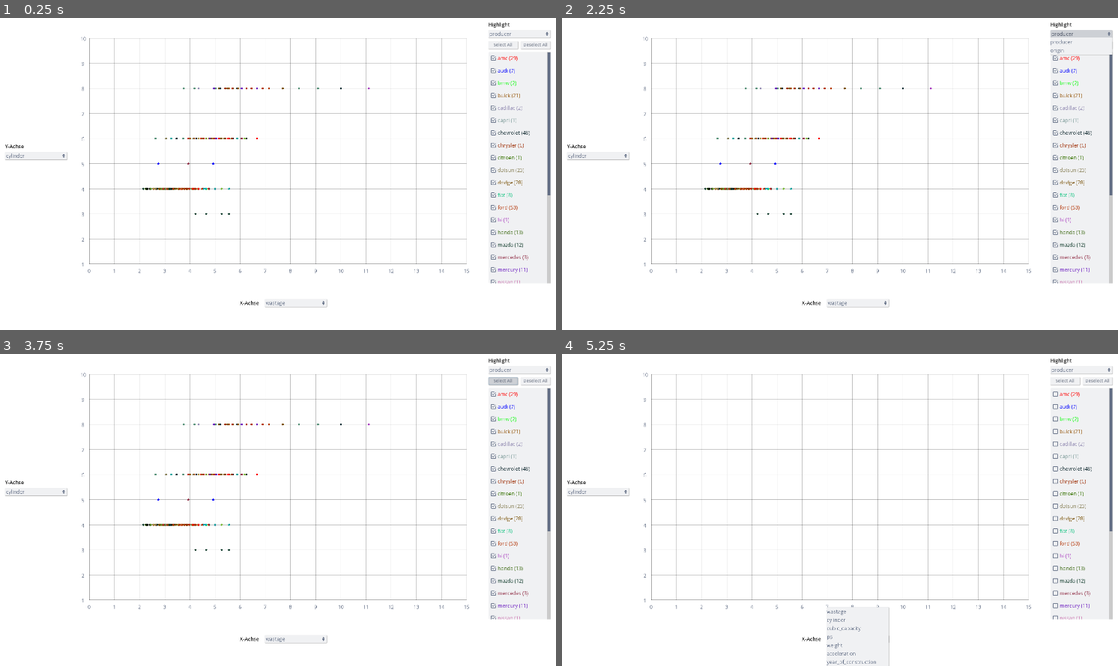
Above: before the commit, frames 1-4 (two rows, left to right).
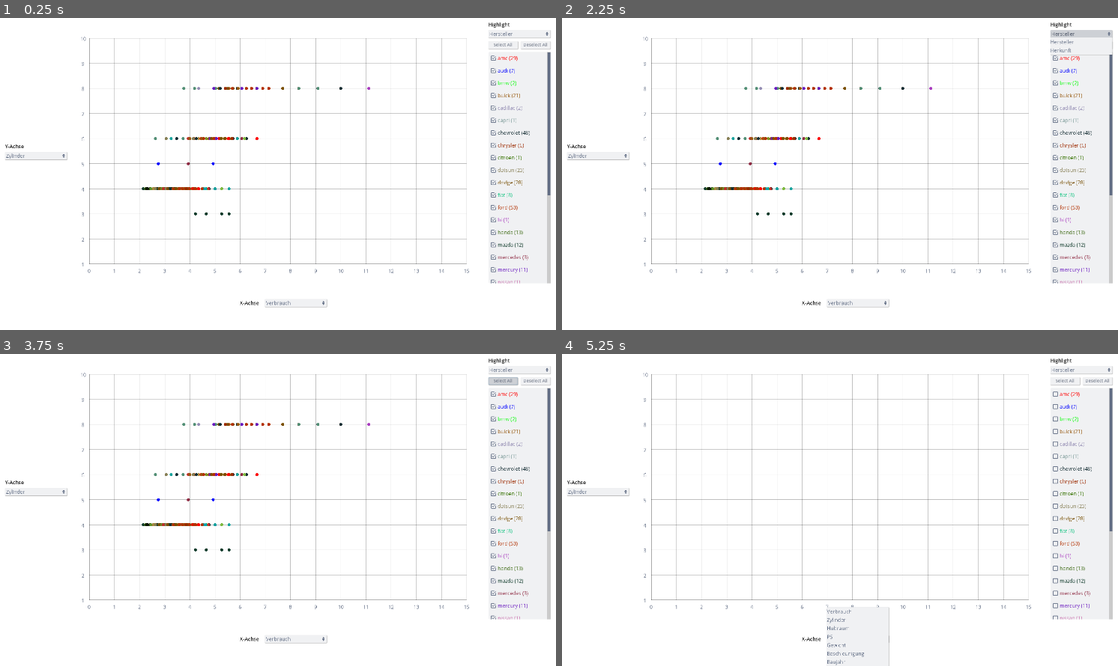
Above: after the commit, the same moments.

Repository: nevs-devs/cars
Game: Godot game, scene res://Main.tscn
The game is run twice, just before and just after one commit, with the same random seed, the same clock (stepped at 60 frames per second) and the same inputs.
Inputs (mouse positions are in pixels of both pictures, inside the frame that each line leads up to):
- Up to frame 1 (0.25 s): no input
- Up to frame 2 (2.25 s): click "wastage" (after the commit: "Verbrauch") at 0.5 s; click "cylinder" (after the commit: "Zylinder") at 1.25 s; click "producer" (after the commit: "Hersteller") at 2 s
- Up to frame 3 (3.75 s): click (517, 394) at 2.77 s; click "Select All" at 3.5 s
- Up to frame 4 (5.25 s): click "Deselect All" at 4.25 s; click "wastage" (after the commit: "Verbrauch") at 5 s

The runs differ from the first frame. In frame 1, 0.4% of the frame differs, in the area x 1-93%, y 4-93%; in frame 2, 0.4%; in frame 3, 0.4%; in frame 4, 0.3%.

Commit message:
localization added
issue fixed with flickering preview

minor improvements

Diff:
--- a/CarDescription.gd
+++ b/CarDescription.gd
@@ -10,12 +10,20 @@
 	return s
 
 func set_data(car):
-	$Panel/CarName.text = car['model'] + '  (' + car['producer'] + ')'
+	$Panel/CarName.text = car['producer'].capitalize() + ' ' + car['model'].capitalize()
 	$Panel/WeightVal.text = str_and_round(car['weight']) + ' kg'
 	$Panel/ConsumptionVal.text = str_and_round(car['wastage']) + ' km/l'
-	$Panel/HorsePowerVal.text = str_and_round(car['ps']) + ' ps'
-	$Panel/YearOfConstructionVal.text = str(car['year_of_construction'])
-	$Panel/CylinderVal.text = str(car['cylinder']) + ' cylinder'
+	$Panel/HorsePowerVal.text = str_and_round(car['ps'])
+	$Panel/YearOfConstructionVal.text = str(1900 + car['year_of_construction'])
+	$Panel/CylinderVal.text = str(car['cylinder'])
 	$Panel/CubicCapacityVal.text = str_and_round(car['cubic_capacity']) + ' ccm'
-	$Panel/AccelerationVal.text = str_and_round(car['acceleration']) + ' seconds'
+	$Panel/AccelerationVal.text = str_and_round(car['acceleration']) + ' s'
 	$Panel/OriginVal.text = car['origin']
+
+func show_bottom_pin() -> void:
+	$TopTip.visible = false
+	$BottomTip.visible = true
+
+func show_top_pin() -> void:
+	$TopTip.visible = true
+	$BottomTip.visible = false
--- a/CarDescription.tscn
+++ b/CarDescription.tscn
@@ -37,7 +37,7 @@
 [node name="CarName" type="Label" parent="Panel"]
 margin_left = 10.0
 margin_top = 10.0
-margin_right = 490.0
+margin_right = 640.0
 margin_bottom = 60.0
 custom_fonts/font = SubResource( 1 )
 text = "Chevrolet Vega 2300"
@@ -59,9 +59,9 @@
 }
 
 [node name="WeightVal" type="Label" parent="Panel"]
-margin_left = 104.0
-margin_top = 65.0
-margin_right = 194.0
+margin_left = 160.0
+margin_top = 65.0
+margin_right = 250.0
 margin_bottom = 90.0
 custom_fonts/font = SubResource( 2 )
 text = "1500 kg"
@@ -82,9 +82,9 @@
 }
 
 [node name="ConsumptionVal" type="Label" parent="Panel"]
-margin_left = 104.0
-margin_top = 95.0
-margin_right = 194.0
+margin_left = 160.0
+margin_top = 95.0
+margin_right = 250.0
 margin_bottom = 120.0
 custom_fonts/font = SubResource( 2 )
 text = "8.4 l"
@@ -105,9 +105,9 @@
 }
 
 [node name="HorsePowerVal" type="Label" parent="Panel"]
-margin_left = 104.0
-margin_top = 125.0
-margin_right = 194.0
+margin_left = 160.0
+margin_top = 125.0
+margin_right = 250.0
 margin_bottom = 150.0
 custom_fonts/font = SubResource( 2 )
 text = "90"
@@ -128,9 +128,9 @@
 }
 
 [node name="YearOfConstructionVal" type="Label" parent="Panel"]
-margin_left = 104.0
-margin_top = 155.0
-margin_right = 194.0
+margin_left = 160.0
+margin_top = 155.0
+margin_right = 250.0
 margin_bottom = 180.0
 custom_fonts/font = SubResource( 2 )
 text = "1971"
@@ -151,9 +151,9 @@
 }
 
 [node name="CylinderVal" type="Label" parent="Panel"]
-margin_left = 440.0
-margin_top = 65.0
-margin_right = 530.0
+margin_left = 496.0
+margin_top = 65.0
+margin_right = 586.0
 margin_bottom = 90.0
 custom_fonts/font = SubResource( 2 )
 text = "4"
@@ -174,9 +174,9 @@
 }
 
 [node name="CubicCapacityVal" type="Label" parent="Panel"]
-margin_left = 440.0
-margin_top = 95.0
-margin_right = 530.0
+margin_left = 496.0
+margin_top = 95.0
+margin_right = 586.0
 margin_bottom = 120.0
 custom_fonts/font = SubResource( 2 )
 text = "2294.2 cm³"
@@ -197,9 +197,9 @@
 }
 
 [node name="AccelerationVal" type="Label" parent="Panel"]
-margin_left = 440.0
-margin_top = 125.0
-margin_right = 530.0
+margin_left = 496.0
+margin_top = 125.0
+margin_right = 586.0
 margin_bottom = 150.0
 custom_fonts/font = SubResource( 2 )
 text = "15.5 s"
@@ -219,9 +219,9 @@
 }
 
 [node name="OriginVal" type="Label" parent="Panel"]
-margin_left = 440.0
-margin_top = 155.0
-margin_right = 530.0
+margin_left = 496.0
+margin_top = 155.0
+margin_right = 586.0
 margin_bottom = 180.0
 custom_fonts/font = SubResource( 2 )
 text = "American"
--- a/CarPreview.gd
+++ b/CarPreview.gd
@@ -10,12 +10,20 @@
 	return s
 
 func set_data(label1, val1, label2, val2, metric1, metric2, model_name, producer):
-	$Panel/Label1.text = label1
+	$Panel/Label1.text = Localization.car_properties[label1] + ":"
 	if val1 is float:
 		val1 = str_and_round(val1)
 	if val2 is float:
 		val2 = str_and_round(val2)
 	$Panel/Val1.text = str(val1) + ' ' + metric1
-	$Panel/Label2.text = label2
+	$Panel/Label2.text = Localization.car_properties[label2] + ":"
 	$Panel/Val2.text = str(val2) + ' ' + metric2
-	$Panel/CarName.text = model_name + '  (' + producer + ')'
+	$Panel/CarName.text = producer.capitalize() + ' ' + model_name.capitalize()
+
+func show_bottom_pin() -> void:
+	$TopTip.visible = false
+	$BottomTip.visible = true
+
+func show_top_pin() -> void:
+	$TopTip.visible = true
+	$BottomTip.visible = false
--- a/CarPreview.tscn
+++ b/CarPreview.tscn
@@ -37,11 +37,12 @@
 [node name="CarName" type="Label" parent="Panel"]
 margin_left = 10.0
 margin_top = 10.0
-margin_right = 250.0
-margin_bottom = 60.0
+margin_right = 350.0
+margin_bottom = 45.0
 custom_fonts/font = SubResource( 1 )
 text = "Chevrolet Vega 2300"
 align = 1
+valign = 1
 __meta__ = {
 "_edit_use_anchors_": false
 }
--- a/DataPoint.gd
+++ b/DataPoint.gd
@@ -31,20 +31,26 @@
 	if event is InputEventMouseButton:
 		car_description.set_data(car)
 		car_description.visible = true
+		car_preview.visible = false
 		if global_position.y > 540:
 			car_description.position = global_position - Vector2(0, 125)
+			car_description.show_bottom_pin()
 		else:
 			car_description.position = global_position + Vector2(0, 125)
+			car_description.show_top_pin()
 
 
 func _on_Area2D_mouse_entered():
+	if car_description.visible: return
+
 	car_preview.set_data(x_option, x_value, y_option, y_value, x_metric, y_metric, car['model'], car['producer'])
 	car_preview.visible = true
 	if global_position.y > 540:
-		car_preview.position = global_position - Vector2(0, 90)
+		car_preview.position = global_position - Vector2(0, 100)
+		car_preview.show_bottom_pin()
 	else:
-		car_preview.position = global_position + Vector2(0, 90)
-
+		car_preview.position = global_position + Vector2(0, 100)
+		car_preview.show_top_pin()
 func _on_Area2D_mouse_exited():
 	car_preview.visible = false
 
--- a/DataPoint.tscn
+++ b/DataPoint.tscn
@@ -4,7 +4,7 @@
 [ext_resource path="res://DataPoint.gd" type="Script" id=2]
 
 [sub_resource type="CircleShape2D" id=1]
-radius = 3.32972
+radius = 5.0
 
 [node name="DataPoint" type="Node2D"]
 script = ExtResource( 2 )
@@ -16,7 +16,7 @@
 
 [node name="Sprite" type="Sprite" parent="."]
 modulate = Color( 0.384314, 0.431373, 0.521569, 1 )
-scale = Vector2( 0.2, 0.2 )
+scale = Vector2( 0.3, 0.3 )
 texture = ExtResource( 1 )
 [connection signal="input_event" from="Area2D" to="." method="_on_Area2D_input_event"]
 [connection signal="mouse_entered" from="Area2D" to="." method="_on_Area2D_mouse_entered"]
--- /dev/null
+++ b/Localization.gd
@@ -0,0 +1,15 @@
+extends Node
+
+
+const car_properties = {
+	"model": "Model",
+	"producer": "Hersteller",
+	"wastage": "Verbrauch",
+	"cylinder": "Zylinder",
+	"cubic_capacity": "Hubraum",
+	"ps": "PS",
+	"weight": "Gewicht",
+	"acceleration": "Beschleunigung",
+	"year_of_construction": "Baujahr",
+	"origin": "Herkunft"
+}
--- a/Main.gd
+++ b/Main.gd
@@ -26,11 +26,11 @@
 
 var LIMITS = {
 	'wastage': [0.0, 15.0, 1.0, 1, 'km/l'],
-	'cylinder': [1.0, 10.0, 1.0, 1, 'cylinder'],
+	'cylinder': [1.0, 10.0, 1.0, 1, ''],
 	'cubic_capacity': [14000.0, 130000.0, 10000.0, 2, 'ccm'],
-	'ps': [20.0, 260.0, 20.0, 1, 'ps'],
+	'ps': [20.0, 260.0, 20.0, 1, ''],
 	'weight': [200.0, 1200.0, 100.0, 2, 'kg'],
-	'acceleration': [4.0, 28.0, 2.0, 1, 'seconds'],
+	'acceleration': [4.0, 28.0, 2.0, 1, 's'],
 	'year_of_construction': [66.0, 86.0, 1.0, 1, '']
 }
 
@@ -90,12 +90,12 @@
 
 func _on_x_axis_changed(id):
 	x_id = id
-	$XAxisChooser.text = AxisOptions[id]
+	$XAxisChooser.text = Localization.car_properties[AxisOptions[id]]
 	refresh_chart()
 
 func _on_y_axis_changed(id):
 	y_id = id
-	$YAxisChooser.text = AxisOptions[id]
+	$YAxisChooser.text = Localization.car_properties[AxisOptions[id]]
 	refresh_chart()
 
 func refresh_chart():
@@ -168,7 +168,9 @@
 	refresh_chart()
 
 func refresh_select():
-	$SelectButton.text = SelectOptions[select_id]
+	$SelectButton.text = Localization.car_properties[SelectOptions[select_id]]
+	$XAxisChooser.text = Localization.car_properties[AxisOptions[x_id]]
+	$YAxisChooser.text = Localization.car_properties[AxisOptions[y_id]]
 	delete_children($ScrollContainer/VBoxContainer)
 	var values = get_unique_values(SelectOptions[select_id])
 	var values_keys = values.keys()
@@ -209,15 +211,15 @@
 func add_options():
 	var index = 0
 	for option in AxisOptions:
-		$XAxisChooser.get_popup().add_item(option, index)
-		$YAxisChooser.get_popup().add_item(option, index)
+		$XAxisChooser.get_popup().add_item(Localization.car_properties[option], index)
+		$YAxisChooser.get_popup().add_item(Localization.car_properties[option], index)
 		index += 1
 	$XAxisChooser.get_popup().connect('id_pressed', self, '_on_x_axis_changed')
 	$YAxisChooser.get_popup().connect('id_pressed', self, '_on_y_axis_changed')
 
 	index = 0
 	for option in SelectOptions:
-		$SelectButton.get_popup().add_item(option, index)
+		$SelectButton.get_popup().add_item(Localization.car_properties[option], index)
 		index += 1
 
 func _unhandled_input(event):
--- a/project.godot
+++ b/project.godot
@@ -19,6 +19,10 @@
 run/main_scene="res://Main.tscn"
 config/icon="res://icon.png"
 
+[autoload]
+
+Localization="*res://Localization.gd"
+
 [display]
 
 window/size/width=1920
